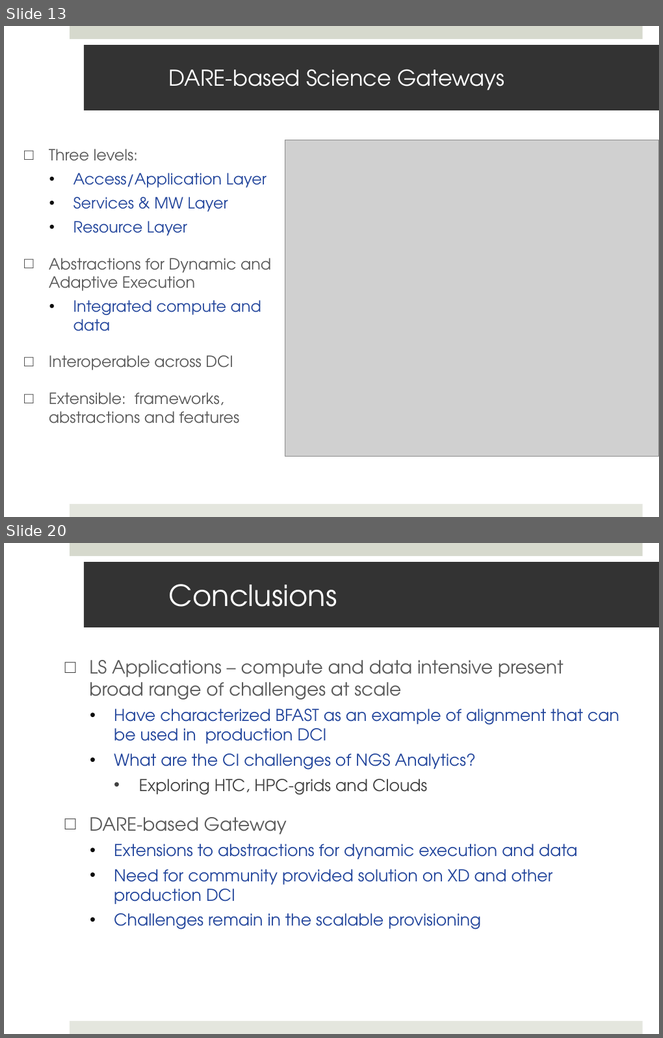
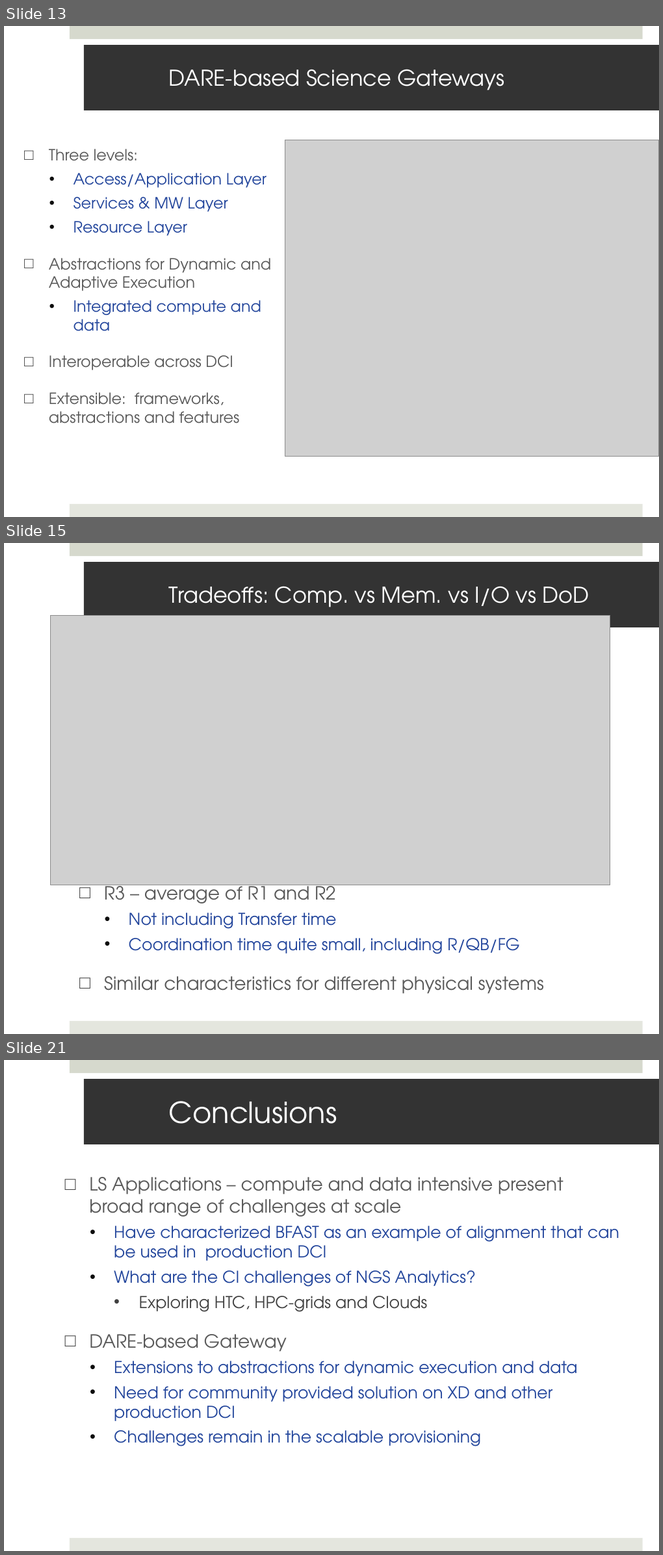
Before and after one commit to saga-project/saga-cpp-legacy-projects, a slide deck: saga-talks/ecmls11-dare.pptx. Shown one above the other, each under a label of ours: slides 13 and 20 before the commit, slides 13, 15 and 21 after it; the slides between them are not shown. The pictures are 663x1038 and 663x1555 pixels, drawn with LibreOffice and Linux fonts; fonts in the diff are those of the drawing; grey boxes stand for pictures; background and template pictures are left out. Boxes give left, top, right and bottom in pixels: in the first picture for what was removed or moved away, otherwise in the second. Text is boxed around its words. In the diff, an @@ line names an element or a change of style, - is before the commit and + after.

```diff
--- a/saga-talks/ecmls11-dare.pptx
+++ b/saga-talks/ecmls11-dare.pptx
@@ slide 15 added at bbox=[4, 543, 659, 1034], background #FFFFFF; not listed: 2 template elements that a slide beside it also shows @@
@@ title added at bbox=[84, 562, 659, 627], fill #333333, 24 pt, text #FFFFFF @@
+Tradeoffs: Comp. vs Mem. vs I/O vs DoD
@@ picture added at bbox=[51, 616, 610, 886] @@
@@ text added at bbox=[104, 880, 544, 994], 20 pt, text #595959 @@
+□ R3 – average of R1 and R2
+  • Not including Transfer time
+  • Coordination time quite small, including R/QB/FG
+□ Similar characteristics for different physical systems
@@ what was slide 20 is now slide 21 @@
```
Also in this commit, not shown: 8 slides changed, 1 other file.
